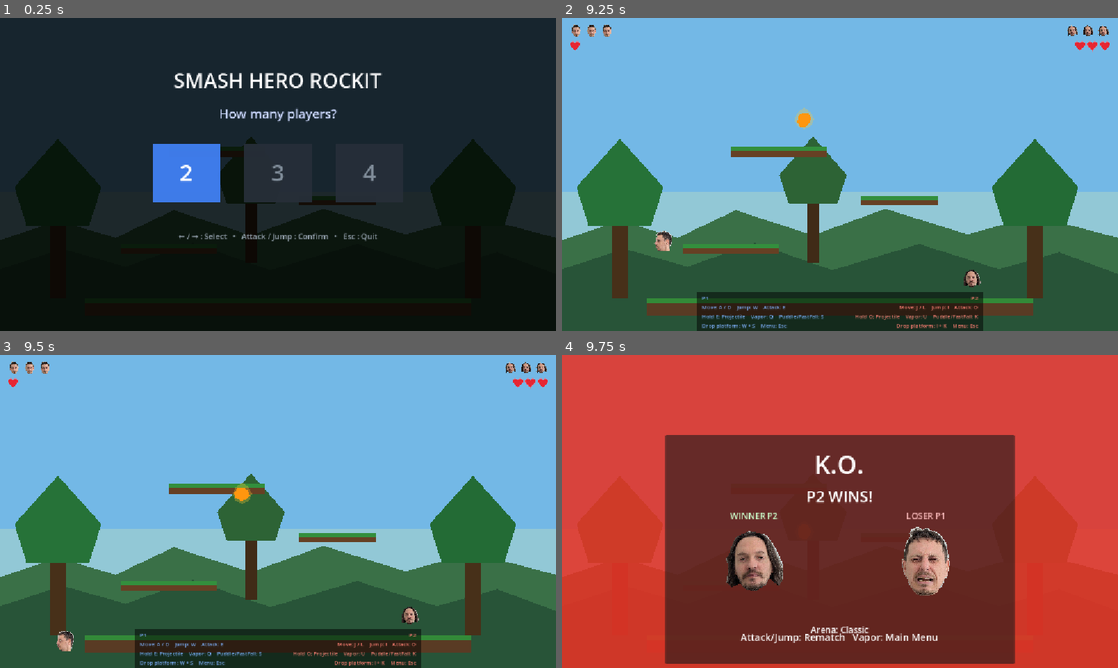
Above: before the commit, frames 1-4 (two rows, left to right).
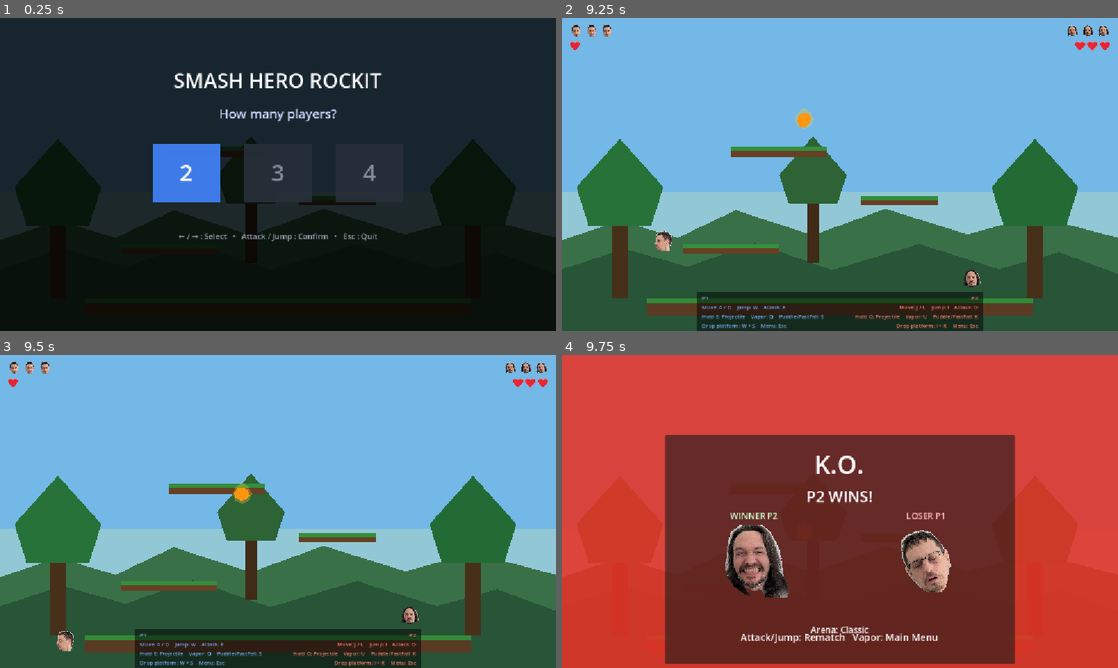
Above: after the commit, the same moments.

Repository: yhovart/smash-hero-rockit
Game: Godot game, scene res://main.tscn
The game is run twice, just before and just after one commit, with the same random seed, the same clock (stepped at 60 frames per second) and the same inputs.
Inputs:
- Up to frame 1 (0.25 s): no input
- Up to frame 2 (9.25 s): tap Enter at 0.5, 2, 3.5 s; hold D (p1_right) 0.53-2.03 s; tap E (p1_attack) at 0.6 s; tap W (p1_jump) at 0.77, 1.52, 3.02, 3.77, 4.52, 6.02, 6.77, 7.52, 9.02 s; tap Space at 1.25, 2.75, 8.85 s; tap S (p1_puddle) at 1.35 s; hold A (p1_left) 2.03-4.28 s; tap Q (p1_vapor) at 2.1 s; tap O (p2_attack) at 2.85 s; tap J (p2_left) at 3.6 s; hold D (p1_right) 4.28-8.03 s; tap K (p2_puddle) at 4.35 s; tap L (p2_right) at 5.1 s; tap U (p2_vapor) at 5.85 s; tap Keypad 5 (p3_attack) at 6.6 s; tap Keypad 2 (p3_puddle) at 7.35 s; hold A (p1_left) from 8.03 s (still down); tap Keypad 7 (p3_vapor) at 8.1 s
- Up to frame 3 (9.5 s): keep holding A (p1_left)
- Up to frame 4 (9.75 s): release A (p1_left) at 9.53 s; hold D (p1_right) from 9.53 s (still down); tap Enter at 9.6 s

Frames 1-3 are identical in both runs. In frame 4, 2.5% of the frame differs, in the area x 29-70%, y 54-78%.

Commit message:
add winnig faces

Diff:
--- a/main.gd
+++ b/main.gd
@@ -849,7 +849,7 @@
 	var winner_node: Node = all_players[winner_index]
 
 	winner_tag.text = "WINNER P%d" % (winner_index + 1)
-	winner_face.texture = _get_player_expression_texture(winner_node, "face")
+	winner_face.texture = _get_player_expression_texture(winner_node, "victory")
 	winner_face.visible = winner_face.texture != null
 
 	# Find first loser (not the winner)
@@ -861,7 +861,7 @@
 	if loser_index >= 0:
 		var loser_node: Node = all_players[loser_index]
 		loser_tag.text = "LOSER P%d" % (loser_index + 1)
-		loser_face.texture = _get_player_expression_texture(loser_node, "dolor")
+		loser_face.texture = _get_player_expression_texture(loser_node, "defeat")
 		if loser_face.texture == null:
 			loser_face.texture = _get_player_expression_texture(loser_node, "face")
 		loser_face.visible = loser_face.texture != null
--- a/player/player.gd
+++ b/player/player.gd
@@ -59,7 +59,7 @@
 var was_on_floor := false
 var has_double_jump := true
 var is_fast_falling := false
-const VISUAL_STATES := ["face", "left", "right", "attack", "dolor"]
+const VISUAL_STATES := ["face", "left", "right", "attack", "dolor", "victory", "defeat"]
 var visual_textures: Dictionary = {}
 
 signal hit_changed(hits: int)
